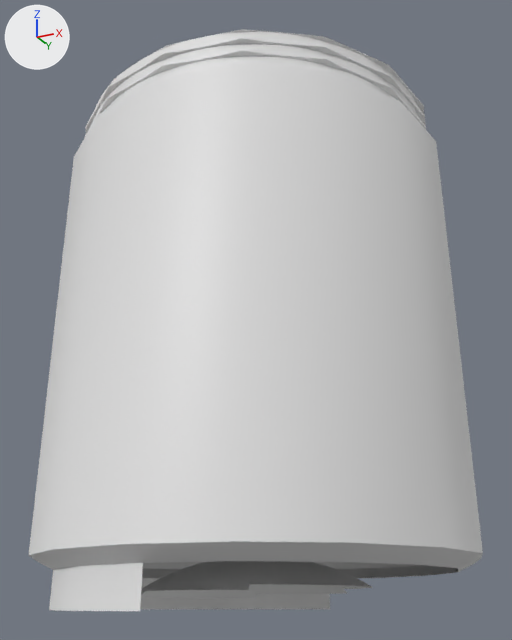
The glTF model jar.glb, before and after one commit.
Both versions are drawn from a camera (50 mm lens) standing at (3.95, -7.93, -3.14) and looking at (0.05, -0.15, 0.37). The axes (+X, +Y, +Z) are drawn at upper left. The lights are the same throughout. Where no turn or scale is listed for an object, it has been applied to the vertices. Vertices at the same position are counted once.

The older version as bpy lines, for what is in view:
```python
me_mesh_0 = bpy.data.meshes.new('Mesh_0')
me_mesh_0.from_pydata(...)  # 3717 vertices, 7344 faces; spans x -2.6..2.6, y -2.6..2.6, z -3.11..3.21
ob_main = bpy.data.objects.new('Main', me_mesh_0)
ob_main.location = (0.0, 0.0, -0.07)
```
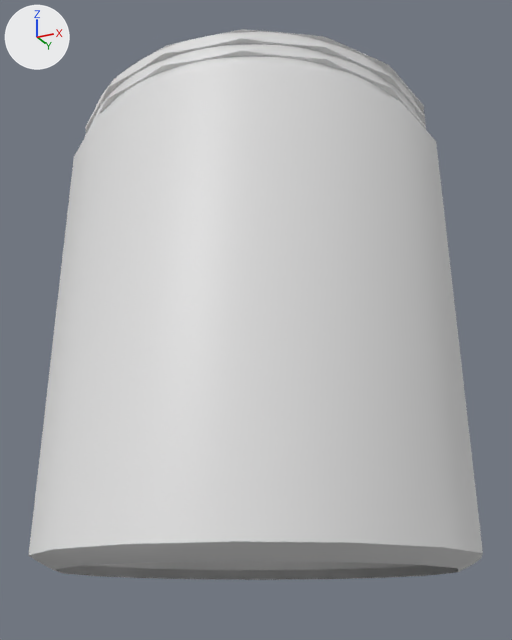
What changed in the scene script:
```text
Change me_mesh_0:
    used by ob_main; location = (0.0, 0.0, -0.07)
    remove me_mesh_0.from_pydata(...)  # 3717 vertices, 7344 faces; spans x -2.6..2.6, y -2.6..2.6, z -3.11..3.21
    add me_mesh_0.from_pydata(...)  # 2747 vertices, 5476 faces; spans x -2.6..2.6, y -2.6..2.6, z -2.71..3.21
    me_mesh_0 part 1: the loose piece of 961 vertices spanning x -1.46..1.33, y -1.4..1.4, z -2.97..-2.52 is deleted
    me_mesh_0 part 2
    9 vertices are removed from x -2.33..0.0, y -2.33..2.33, z -3.11
    16 faces are deleted
```

Where the change shows, as pixel boxes (x1, y1, x2, y2) in the pictures (512 x 640 px):
'Main', reshaped
    before: (29, 29, 483, 611)
    after: (29, 29, 483, 580)
part 1 of me_mesh_0, deleted
    before: (141, 561, 373, 598)
part 2 of me_mesh_0, deleted
    before: (49, 563, 330, 611)
